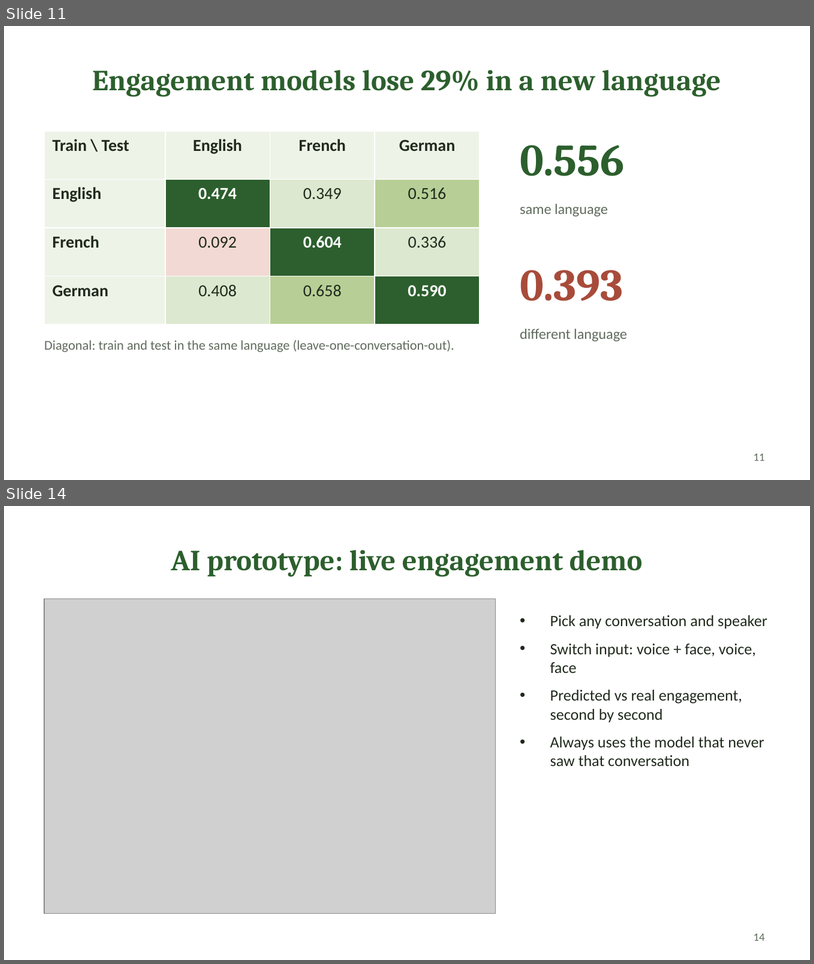
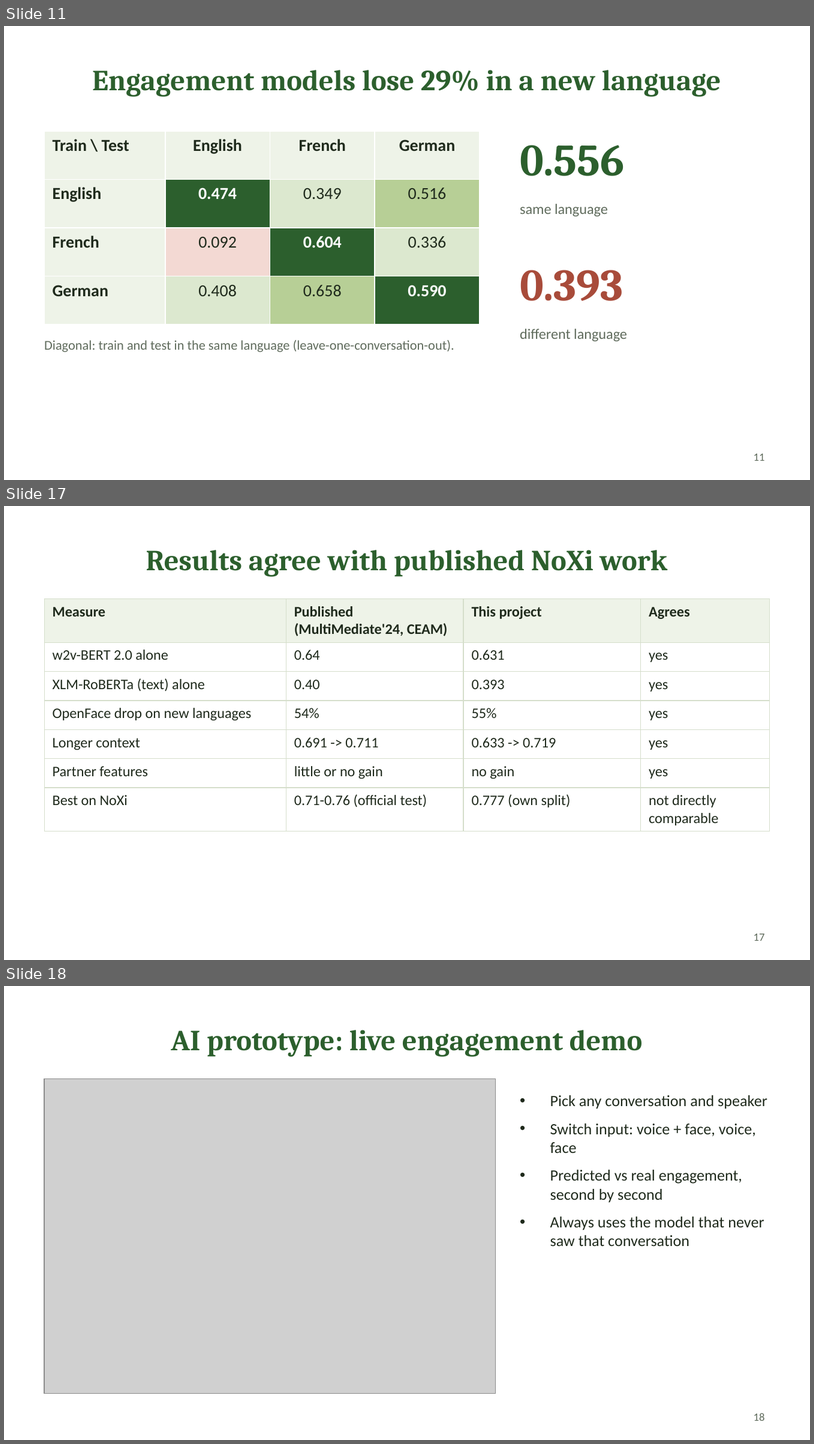
Before and after one commit to kshubham29/Cross-Lingual-Analysis-of-Non-Verbal-Behaviors-in-Human-Conversations-, a slide deck: Project_Presentation.pptx. Shown one above the other, each under a label of ours: slides 11 and 14 before the commit, slides 11, 17 and 18 after it; the slides between them are not shown. The pictures are 814x964 and 814x1444 pixels, drawn with LibreOffice and Linux fonts; fonts in the diff are those of the drawing; grey boxes stand for pictures. Boxes give left, top, right and bottom in pixels: in the first picture for what was removed or moved away, otherwise in the second. Text is boxed around its words. In the diff, an @@ line names an element or a change of style, - is before the commit and + after.

Commit message:
Presentation: pretrained Transformers, improvements (best 0.777), significance, comparison with published work

```diff
--- a/Project_Presentation.pptx
+++ b/Project_Presentation.pptx
@@ slide 17 added at [4,506,810,960], background #FFFFFF @@
@@ title added at [146,550,668,576], 26 pt, text #2C5F2D, bold @@
+Results agree with published NoXi work
@@ table added at [44,599,770,828], 7 rows, 4 columns @@
+Measure | Published (MultiMediate'24, CEAM) | This project | Agrees
+w2v-BERT 2.0 alone | 0.64 | 0.631 | yes
+XLM-RoBERTa (text) alone | 0.40 | 0.393 | yes
+OpenFace drop on new languages | 54% | 55% | yes
+Longer context | 0.691 -> 0.711 | 0.633 -> 0.719 | yes
+Partner features | little or no gain | no gain | yes
+Best on NoXi | 0.71-0.76 (official test) | 0.777 (own split) | not directly comparable
@@ page number added at [754,933,765,940], 10 pt, text #5F6B5C @@
+17
@@ what was slide 14 is now slide 18 @@
@@ page number at [754,1413,765,1420]: text changed @@
-14
+18
```
Also in this commit, not shown: 8 slides changed, 3 other slides added.
